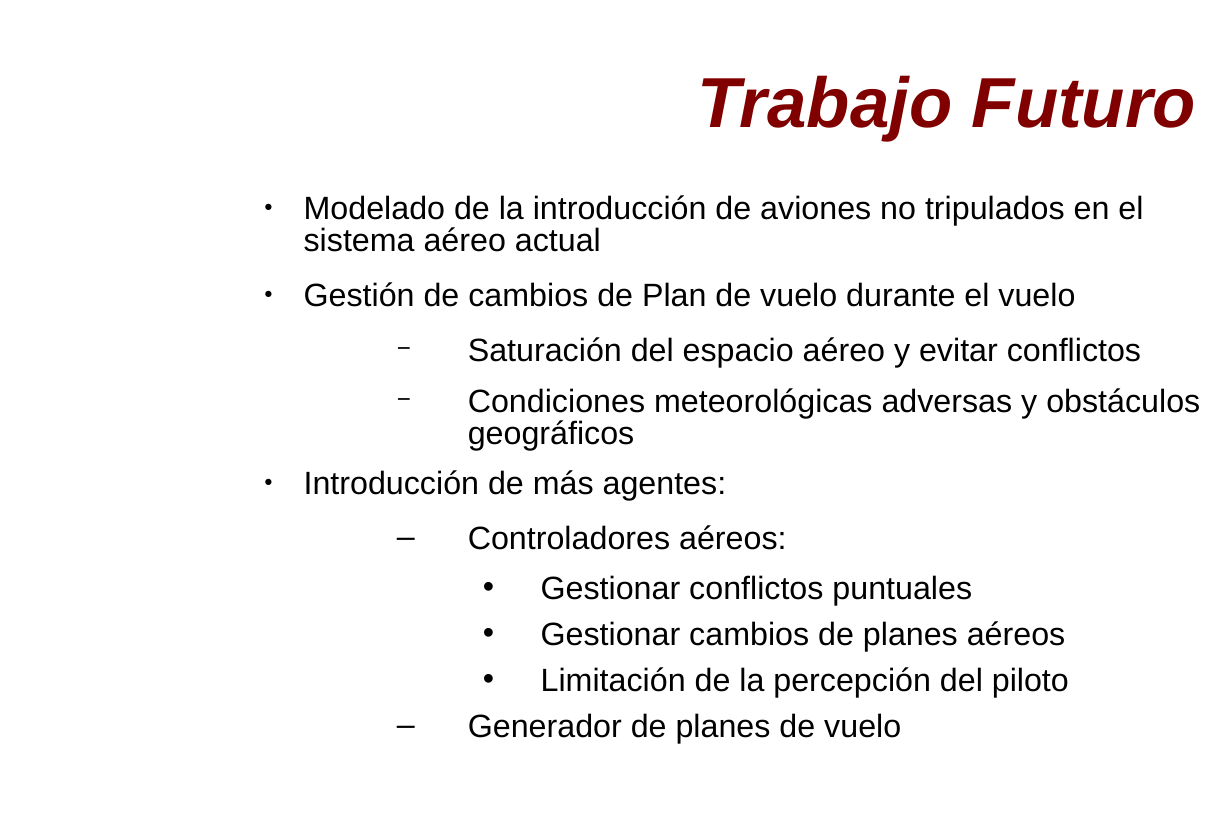
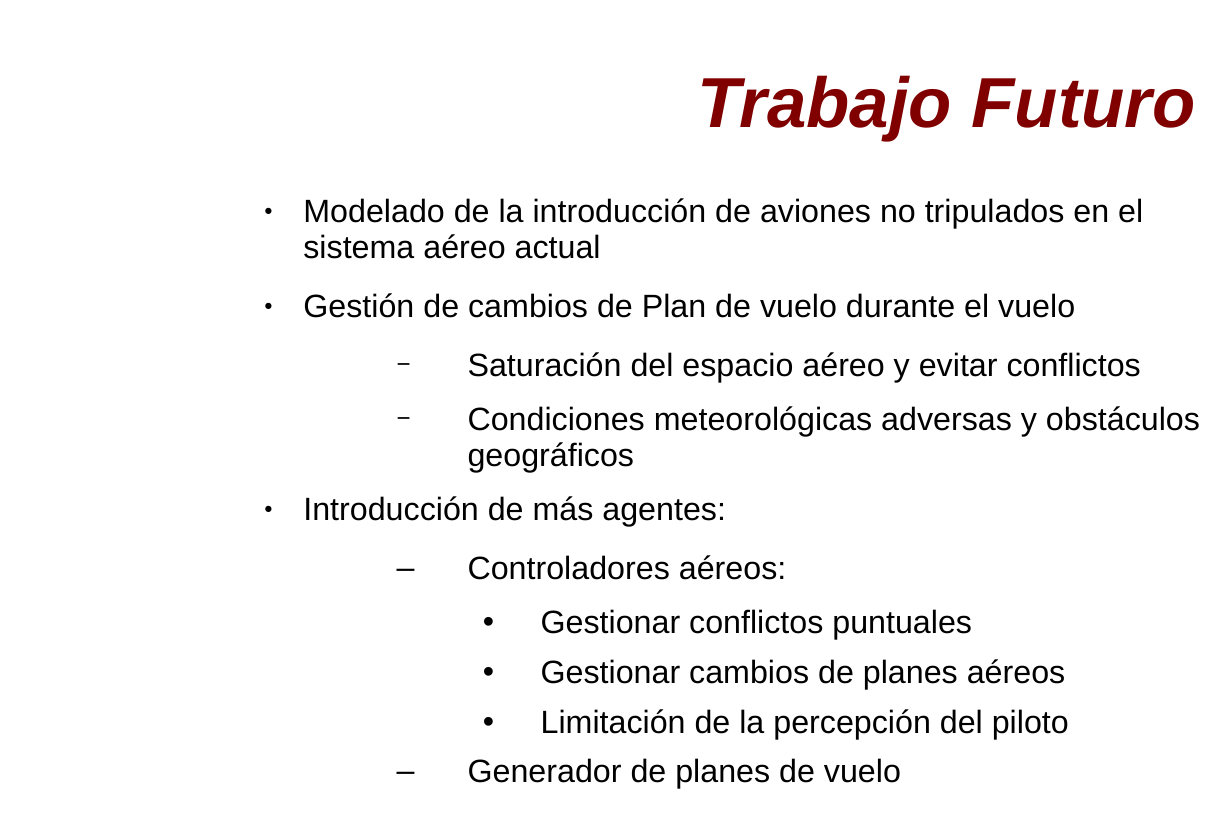
Before and after one commit to OrionGG/masterai, a slide deck: slide 14 of AI/AISubject/presentacion.ppt (slide 16 before the commit). Drawn at 1232x821 pixels with LibreOffice and Linux fonts; fonts in the diff are those of the drawing; background and template pictures are left out. Boxes give left, top, right and bottom in pixels: in the first picture for what was removed or moved away, otherwise in the second. Text is boxed around its words. In the diff, an @@ line names an element or a change of style, - is before the commit and + after.

```diff
--- a/AI/AISubject/presentacion.ppt
+++ b/AI/AISubject/presentacion.ppt
@@ text "Modelado de la introducción de ..." at (x1=303, y1=198, x2=1200, y2=789): line spacing 0.83 to 0.93 @@
```
Also in this commit, not shown: 6 other slides changed, 1 other file.
